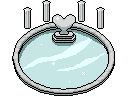
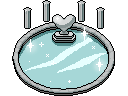
Comparing the layer stacks of the two 128 × 96 images. Changes:
added layer "sparkle2 copy" above "sparkle2" over 74, 24, 96, 45
added layer "sparkle2" above "sparkle1" over 89, 55, 111, 77
added layer "sparkle1" above "heart" over 20, 36, 42, 57
renamed "Layer 5" to "heart", painted on it over 52, 14, 76, 46
painted on "Layer 4" over 24, 1, 104, 28
painted on "Layer 2" over 13, 22, 114, 93
hid "Layer 1 copy 3", painted on it over 18, 28, 109, 92
showed "Layer 1 copy", opacity 24% → 100%, painted on it over 18, 28, 109, 92
painted on "Layer 1" over 13, 24, 114, 95
